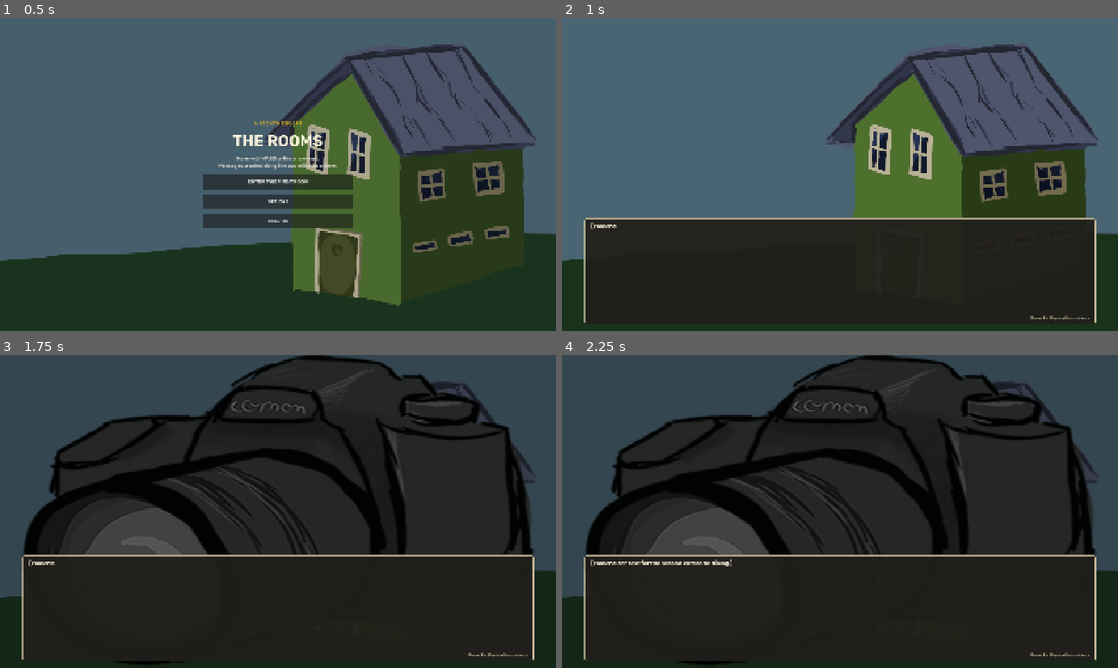
Above: before the commit, frames 1-4 (two rows, left to right).
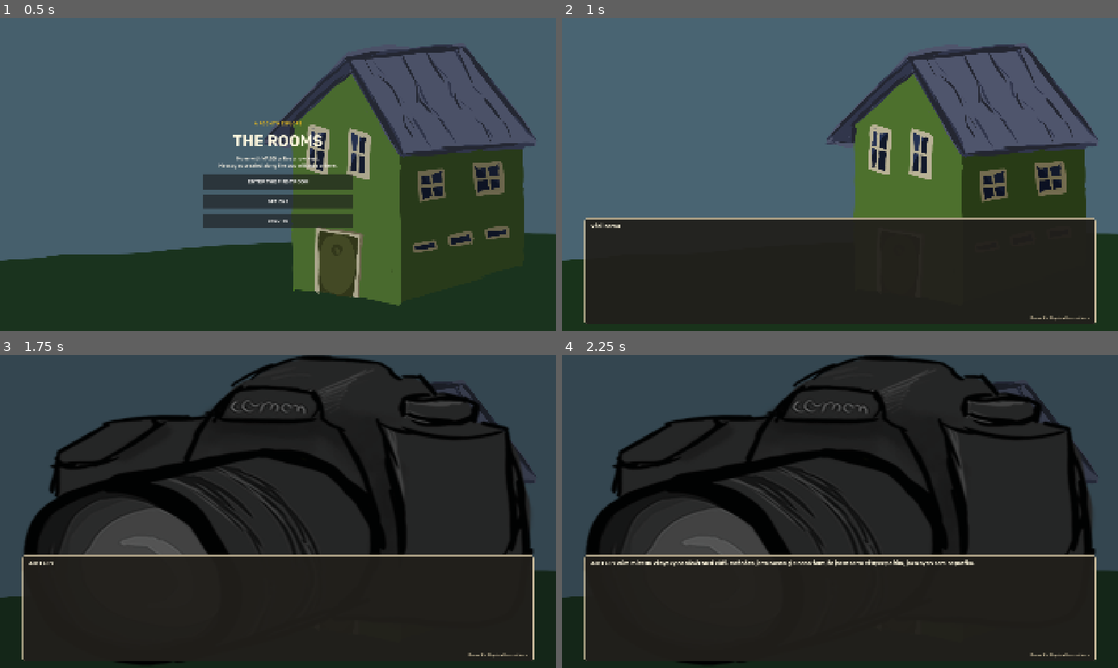
Above: after the commit, the same moments.

Repository: Sprotex/bechyne-game-jam-2026
Game: Godot game, scene res://scenes/root.tscn
Same seed, same stepped clock (60 frames per second), same inputs: the game is played once before the commit and once after it. Sound files missing from this copy of the repository are replaced by a short silence.
Inputs:
- Up to frame 1 (0.5 s): no input
- Up to frame 2 (1 s): click "ENTER THE FIRST ROOM" at 0.5 s
- Up to frame 3 (1.75 s): tap E (interact) at 1.25 s; hold D (move_right) from 1.28 s (still down); hold E (interact) from 1.28 s (still down)
- Up to frame 4 (2.25 s): release D (move_right) at 2.03 s; release E (interact) at 2.03 s; hold Escape (menu_back) from 2.03 s (still down); tap E (interact) at 2.1 s

Frame 1 is identical in both runs. In frame 2, less than 0.1% of the frame differs, in the area x 5-11%, y 65-68%; in frame 3, less than 0.1%; in frame 4, 0.7%, in the area x 5-75%, y 65-68%.

Commit message:
Add cutscene text and guard dialog input

Diff:
--- a/scripts/dialog_manager.gd
+++ b/scripts/dialog_manager.gd
@@ -41,7 +41,9 @@
 				advance_dialog()
 		else:
 			return
-		get_viewport().set_input_as_handled()
+		var viewport := get_viewport()
+		if viewport != null:
+			viewport.set_input_as_handled()
 
 
 func set_input_enabled(enabled: bool) -> void:
--- a/scripts/root.gd
+++ b/scripts/root.gd
@@ -8,9 +8,9 @@
 	preload("res://assets/gfx/klic.png"),
 ]
 const CUTSCENE_MESSAGES: Array[String] = [
-	"[Placeholder text for the first cutscene dialog.]",
-	"[Placeholder text for the second cutscene dialog.]",
-	"[Placeholder text for the third cutscene dialog.]",
+	"Věci nemusí bejt tak, jak se na první pohled zdá.",
+	"Ale TETY dům mi teda vždycky naháněl husí kůži. Možná to je ta nostalgie nebo fakt, že jsem se tu vždycky cítila, jako bych sem nepatřila.",
+	"Stejně se za ní půjdu podívat.",
 ]
 const OPTIONS_SCENE := preload("res://scenes/options.tscn")
 const CREDITS_SCENE := preload("res://scenes/credits.tscn")
